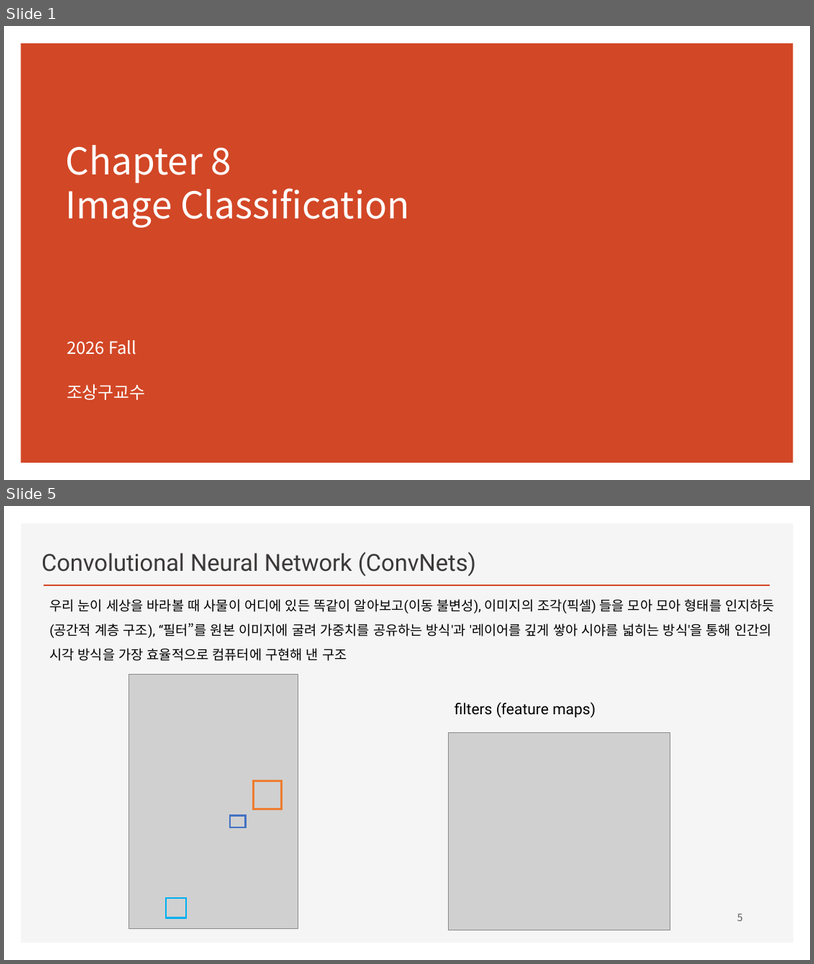
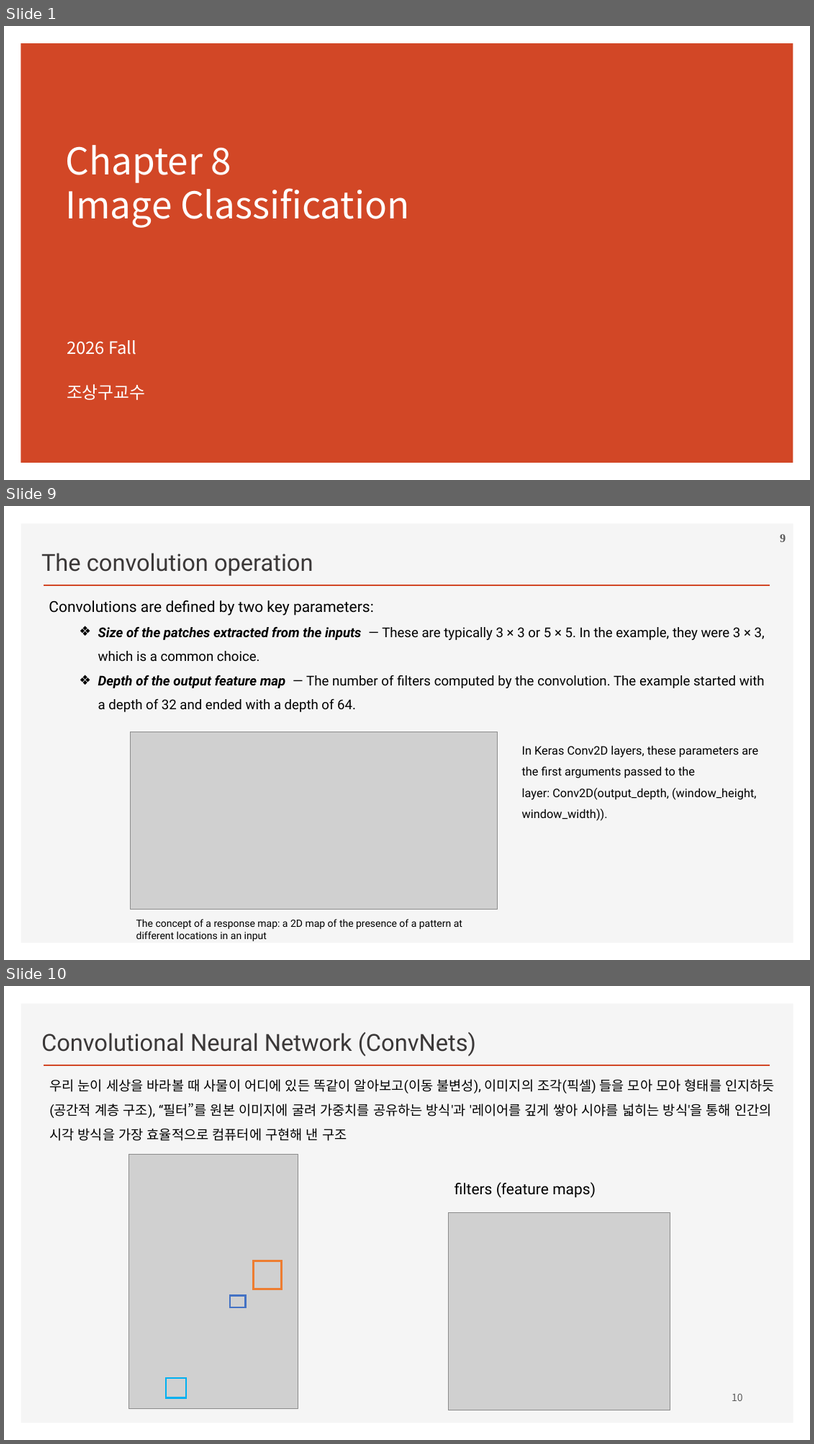
Before and after one commit to ancestor9/2026_Fall_Deep-Learning-with-Python, a slide deck: Chapter 08 Image Classification.pptx. Shown one above the other, each under a label of ours: slides 1 and 5 before the commit, slides 1, 9 and 10 after it; the slides between them are not shown. The pictures are 814x964 and 814x1444 pixels, drawn with LibreOffice and Linux fonts; fonts in the diff are those of the drawing; grey boxes stand for pictures; background and template pictures are left out. Boxes give left, top, right and bottom in pixels: in the first picture for what was removed or moved away, otherwise in the second. Text is boxed around its words. In the diff, an @@ line names an element or a change of style, - is before the commit and + after.

```diff
--- a/Chapter 08 Image Classification.pptx
+++ b/Chapter 08 Image Classification.pptx
@@ slide 9 added at (4, 506, 810, 960), background #FFFFFF; not listed: 2 template elements that a slide beside it also shows @@
@@ page number added at (780, 534, 786, 542), 14 pt, text #595959, bold @@
+9
@@ text added at (41, 553, 314, 576), 28 pt, text #3B3838 @@
+The convolution operation
@@ text added at (49, 600, 765, 712), 16 pt, text #000000 @@
+Convolutions are defined by two key parameters:
+  ❖ Size of the patches extracted from the inputs — These are typically 3 × 3 or 5 × 5. In the example, they were 3 × 3, which is a common choice.
+  ❖ Depth of the output feature map — The number of filters computed by the convolution. The example started with a depth of 32 and ended with a depth of 64.
@@ picture added at (131, 731, 498, 909) @@
@@ text added at (522, 745, 759, 821), 14 pt, text #000000 @@
+In Keras Conv2D layers, these parameters are the first arguments passed to the layer: Conv2D(output_depth, (window_height, window_width)).
@@ text added at (136, 919, 463, 941), 12 pt, text #000000 @@
+The concept of a response map: a 2D map of the presence of a pattern at different locations in an input
@@ what was slide 5 is now slide 10 @@
@@ page number at (732, 1393, 743, 1401): text changed @@
-5
+10
```
Also in this commit, not shown: 7 slides changed, 5 other slides added, 1 slide removed.
